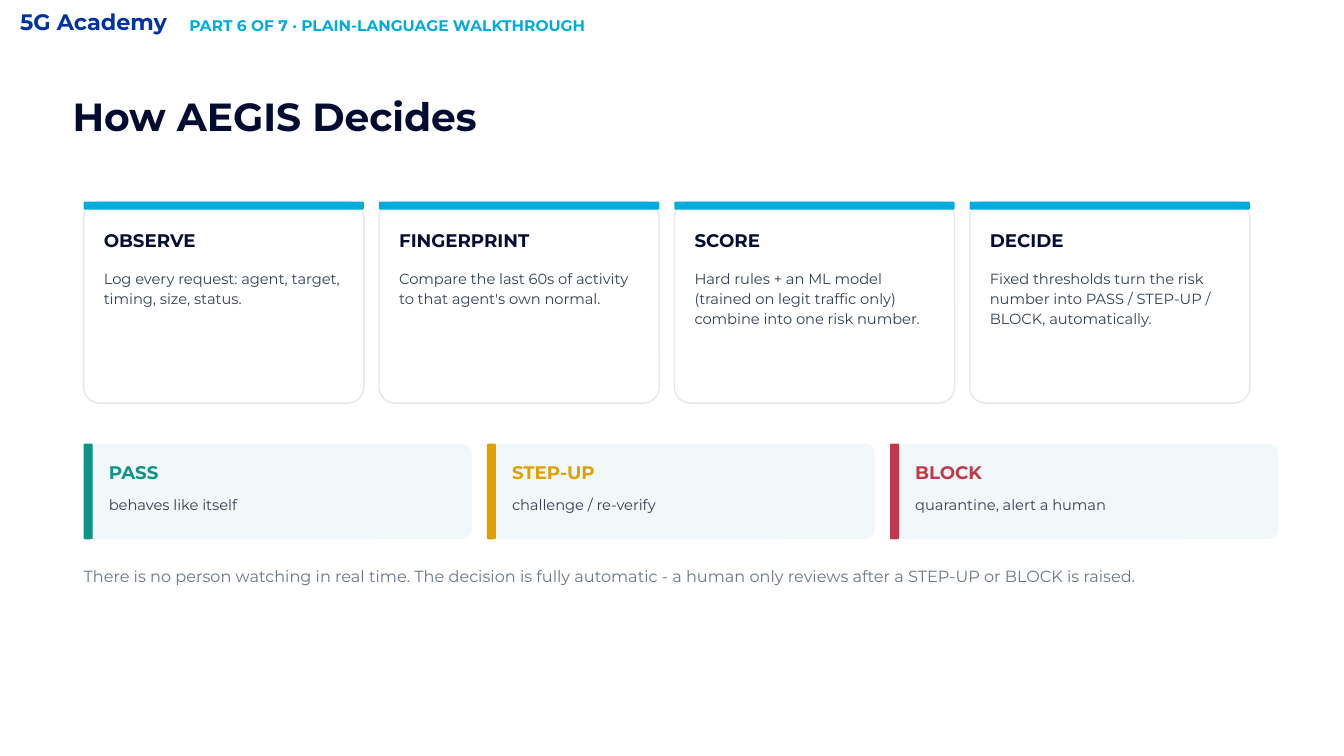
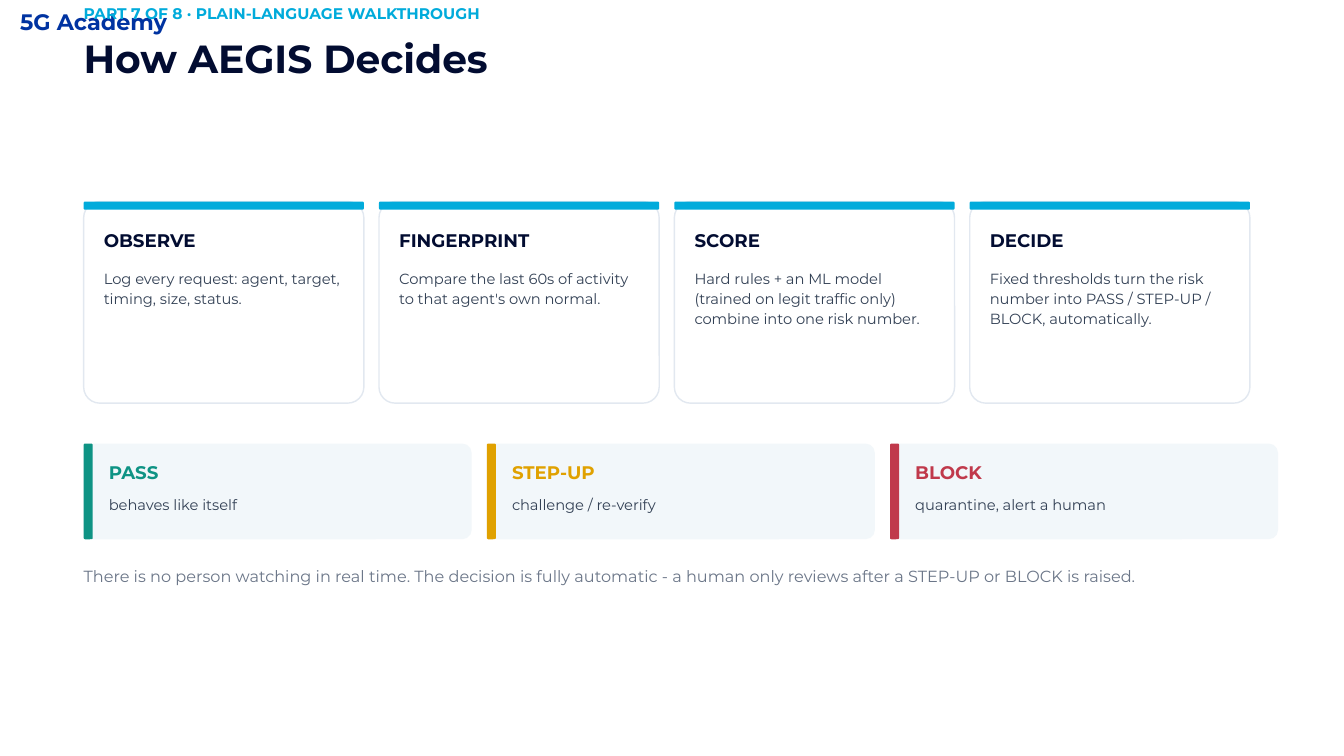
Before and after one commit to fauzan111/AEGIS, a slide deck: slide 9 of slides/AEGIS_Gate1_Official.pptx (slide 8 before the commit). Drawn at 1344x756 pixels with LibreOffice and Linux fonts; fonts in the diff are those of the drawing; background and template pictures are left out. Boxes give left, top, right and bottom in pixels: in the first picture for what was removed or moved away, otherwise in the second. Text is boxed around its words. In the diff, an @@ line names an element or a change of style, - is before the commit and + after.

```diff
--- a/slides/AEGIS_Gate1_Official.pptx
+++ b/slides/AEGIS_Gate1_Official.pptx
@@ text "How AEGIS Decides": place and size @@
-text "How AEGIS Decides" at <box>73,100,476,132</box>
+text "How AEGIS Decides" at <box>84,42,487,74</box>
@@ text at <box>84,4,480,23</box>: text changed @@
-PART 6 OF 7 · PLAIN-LANGUAGE WALKTHROUGH
+PART 7 OF 8 · PLAIN-LANGUAGE WALKTHROUGH
```
Also in this commit, not shown: 13 other slides changed, 1 slide added, 3 other files.
